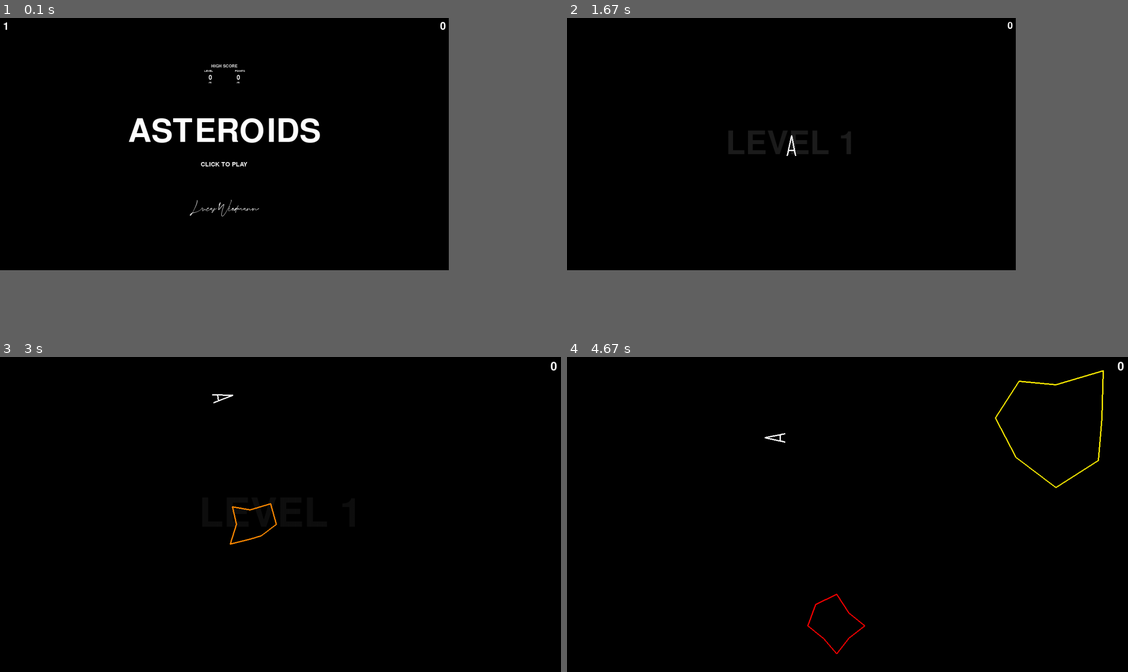
Above: before the commit, frames 1-4 (two rows, left to right).
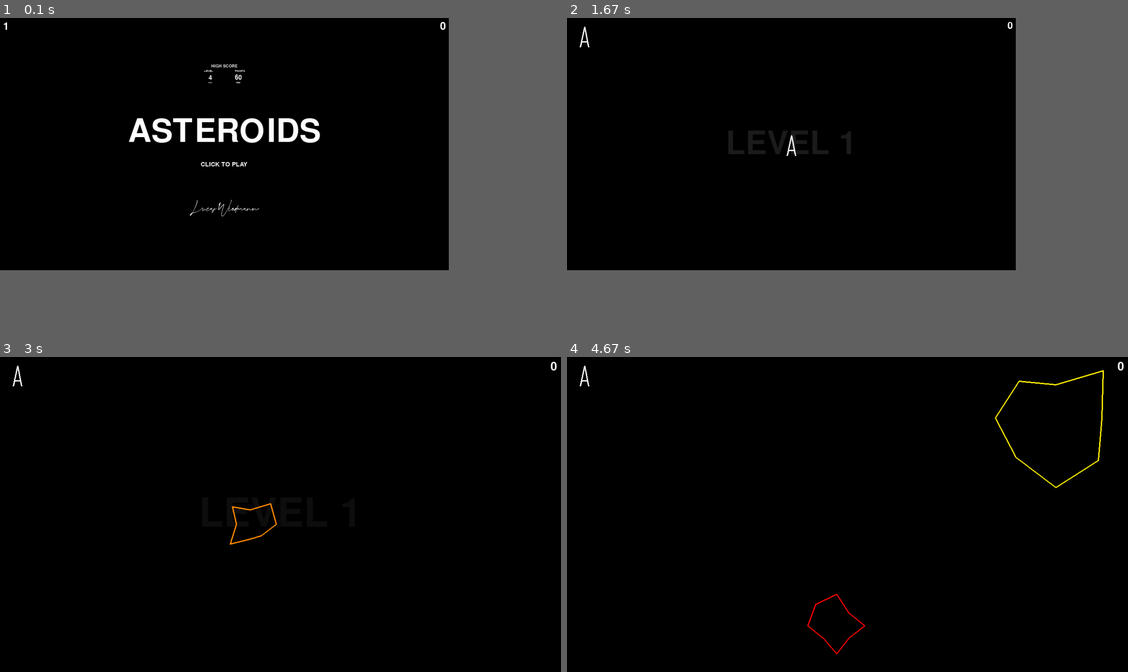
Above: after the commit, the same moments.

Repository: Jerenemy/asteroids_
Game: pygame game, started from main.py
The game is run twice, just before and just after one commit, with the same random seed, the same clock (stepped at 60 frames per second) and the same inputs.
Inputs (mouse positions are in pixels of both pictures, inside the frame that each line leads up to):
- Up to frame 1 (0.1 s): no input
- Up to frame 2 (1.67 s): click (791, 144) at 0.38 s; tap P at 0.67, 1.5 s; hold Up 1-1.47 s; tap F at 1.07, 1.37 s
- Up to frame 3 (3 s): tap Space at 1.83 s; hold Up 2.17-2.63 s; tap F at 2.23, 2.53, 2.73 s; hold Right from 2.67 s (still down)
- Up to frame 4 (4.67 s): tap F at 3.03, 3.9, 4.2, 4.4 s; release Right at 3.3 s; hold Right 3.83-4.3 s; hold Up 4.33-4.63 s

The runs differ from the first frame. In frame 1, less than 0.1% of the frame differs, in the area x 37-44%, y 17-21%; in frame 2, less than 0.1%; in frame 3, less than 0.1%, in the area x 2-42%, y 2-15%; in frame 4, less than 0.1%.

Commit message:
implemented janky invulnerable solution

Diff:
--- a/Assets/data/high_scores.json
+++ b/Assets/data/high_scores.json
@@ -1,8 +1,13 @@
 {
     "points": {
-        "JTZ": 0
+        "JTZ": 0,
+        "PVV": 10,
+        "QQQ": 60
     },
     "level": {
-        "JTZ": 0
+        "JTZ": 0,
+        "LLL": 2,
+        "LSC": 3,
+        "AAA": 4
     }
 }
--- a/engine/game_state.py
+++ b/engine/game_state.py
@@ -6,7 +6,7 @@
 from .level_manager import LevelManager
 from sounds import SoundManager
 WAIT_AFTER_ENTERING_INITIALS_TIME = 1000
-from utils import AssetManager, is_mouse_pressed, check_quit, choose_color, X_SCRNSIZE, Y_SCRNSIZE, WHITE, BULLET_SPEED, KeysManager, SSHIP_DESTRUCTION_DURATION, SPACEBAR, MAX_X_SCRNSIZE, MAX_Y_SCRNSIZE, TimeManager, is_key_pressed, WAIT_AFTER_ENTERING_INITIALS_TIME
+from utils import AssetManager, is_mouse_pressed, check_quit, choose_color, X_SCRNSIZE, Y_SCRNSIZE, WHITE, BULLET_SPEED, KeysManager, SSHIP_DESTRUCTION_DURATION, SPACEBAR, MAX_X_SCRNSIZE, MAX_Y_SCRNSIZE, TimeManager, is_key_pressed, WAIT_AFTER_ENTERING_INITIALS_TIME, INVULNERABLE_TIME
 
 # INITIALIZE OBJECTS
 high_scores_manager = HighScoresManager()
@@ -32,13 +32,13 @@
         self.lives = lives
         self.max_lives = lives
         self.points = points
-        self.state = "title_menu"  # Possible states: 'menu', 'playing', 'paused', 'game_over'
+        self.state = "title_menu"  # Possible states: 'title_menu', 'playing', 'paused', 'game_over', 'new_high_score', 'game_over_menu'
         self.level_manager = None # to be initialized upon game start
         self.fullscreen = False
         self.name = None
         self.initials = []
         self.last_high_score_initials = None
-        self.delay_trans_tm = None
+        self.delay_trans_tm = None # will be init'ed to be a TimeManager that delays the transition away from the new_high_score state so you can see the initials you entered for a sec
 
 
     @property
@@ -266,23 +266,6 @@
             states=["new_high_score"]
         )
 
-        # # Add a game over layer (only in 'game_over' state)
-        # render_manager.add_layer(
-        #     lambda screen: display.render_game_over(
-        #         self.new_high_score,
-        #         usship.is_destroying,
-        #         usship.delay_game_over_display,
-        #         self.points,
-        #         self.current_level,
-        #         self.get_high_score('points'),
-        #         self.get_high_score('level'),
-        #         new_high_score_initials=self.get_initials()),
-        #     z_index=4,
-        #     states=["game_over"]
-        # )
-
-
-
     def is_high_score(self):
         b = high_scores_manager.is_high_score(self.points, 'points') or high_scores_manager.is_high_score(self.current_level, 'level')
         print(b, 'ahhhhhh')
@@ -311,8 +294,11 @@
             ))
         for _ in range(self.max_lives-1):
             DisplaySpaceshipLives.add_life(screen)
-        object_manager.get_user_spaceship().lost_all_lives = False
+        sship = object_manager.get_user_spaceship()
+        sship.lost_all_lives = False
+        sship.invulnerable = True
         self.level_manager = LevelManager(asset_manager)
+        sship.invulnerable_time_manager = TimeManager(INVULNERABLE_TIME) # add it back cause instantiating the level_manager wipes all the instances from TimeManager
 
     def pause_game(self):
         """
--- a/engine/object_manager.py
+++ b/engine/object_manager.py
@@ -83,7 +83,7 @@
             }
         elif isinstance(obj1, Spaceship) and isinstance(obj2, Asteroid):
             # obj1.destroy()
-            if not obj1.is_destroying or obj1.lost_all_lives:
+            if not obj1.is_destroying and not obj1.lost_all_lives and not obj1.invulnerable:
                 self.split_asteroid(obj2)
                 if isinstance(obj1, UserSpaceship):
                     return {
--- a/entities/asteroid.py
+++ b/entities/asteroid.py
@@ -12,8 +12,8 @@
         self.width = width
         self.sides = 8
         self.polygon = RandomPolygon(x, y, size, self.sides, color, 3, self._radii)
-        self.points = 10 if size > 30 else 100
         self.min_size = 30
+        self.points = 10 if size > self.min_size*2 else 100
 
     def should_despawn(self):
         return self.is_out_of_bounds
@@ -70,7 +70,7 @@
         return x, y, direction, size
 
     def split(self):
-        if self.size >= self.min_size*2:
+        if self.size > self.min_size*2:
             ast1 = Asteroid(self.x, self.y, self.size//2, self.direction+45, self.color)
             ast2 = Asteroid(self.x, self.y, self.size//2, self.direction-45, self.color)
             return (ast1, ast2)
--- a/entities/spaceship.py
+++ b/entities/spaceship.py
@@ -1,7 +1,7 @@
 import pygame as pg
 from math import cos, sin, pi, sqrt, asin, atan
 from entities import SpaceEntity
-from utils import WHITE, BLACK, ACCELERATION, DEG2RAD, RAD2DEG, ROTATE, X_SCRNSIZE, Y_SCRNSIZE, DECELERATION, is_key_pressed, UserSpaceshipPolygon, flicker, RocketPolygon, FLICKER_DURATION
+from utils import WHITE, BLACK, ACCELERATION, DEG2RAD, RAD2DEG, ROTATE, X_SCRNSIZE, Y_SCRNSIZE, DECELERATION, is_key_pressed, UserSpaceshipPolygon, flicker, RocketPolygon, FLICKER_ROCKET_DURATION, FLICKER_INVULNERABLE_DURATION, INVULNERABLE_TIME, TimeManager
 
 class Spaceship(SpaceEntity):
     def __init__(self, x, y, size, speed, direction, color, screen, sound_manager, width=3, orientation=0):
@@ -9,14 +9,16 @@
         self.orientation = orientation
         self.polygon = UserSpaceshipPolygon(x, y, color, width, size, orientation)
         self.rocket_polygon = RocketPolygon(x, y, color, width, size, orientation)
-        self.invulnerable = False
+        self.invulnerable = True
         self.rocket_color = WHITE
         self.screen = screen
         self.is_destroying = False
         self.delay_game_over_display = False
         self.lost_all_lives = True
-        self.flicker = flicker(FLICKER_DURATION)
+        self.flicker_rocket = flicker(FLICKER_ROCKET_DURATION)
+        self.flicker_invulnerable = flicker(FLICKER_INVULNERABLE_DURATION)
         self.sound_manager = sound_manager
+        self.invulnerable_time_manager = TimeManager(INVULNERABLE_TIME)
 
     @property
     def x_scrnsize(self):
@@ -101,11 +103,16 @@
         if not self.is_destroying and not self.lost_all_lives:
             if is_key_pressed(pg.K_UP):
                 self.render_rocket(self.screen)
-            self.polygon.render(screen)
+            if not TimeManager.paused and self.invulnerable:
+                if not self.flicker_invulnerable():
+                    self.polygon.render(screen)
+            else:
+                self.polygon.render(screen)
+            self.check_invulnerable_status()
 
     def render_rocket(self, screen):
-        if not self.is_destroying: # TODO: also disallow while invulnerable
-            if self.flicker():
+        if not self.is_destroying and not self.invulnerable: # TODO: also disallow while invulnerable
+            if self.flicker_rocket():
                 self.rocket_polygon.render(screen)
             # need to have easier way to upgrade all of polygon's coords w/ spaceship. in sship.move, needs to automatically do this, here I just add it to a list of all features of the sship.
 
@@ -118,39 +125,15 @@
             self.speed = 0
             self.orientation = 0
             self.polygon.orientation = 0
-
-    def make_invulnerable(self):
-        # if self.invulnerability == 1 and self.paused_true == 0:
+            self.invulnerable = True
+            TimeManager.instances.remove(self.invulnerable_time_manager) # remove to avoid overhead by adding too many TimeManager instances
+            self.invulnerable_time_manager = TimeManager(INVULNERABLE_TIME)
+
+    def check_invulnerable_status(self):
         if self.invulnerable:
-            self.invulnerability_counter += 1
-            if self.invulnerability_counter_color < self.invulnerability_counter_color_delta:
-                self.color = WHITE
-                #rocket color fix: black when sship is black
-                if self.rocket_counter <= 2:
-                    self.rocket_color = WHITE
-                if self.rocket_counter > 2:
-                    self.rocket_color = BLACK
-
-                self.rocket_counter += 1
-
-                if self.rocket_counter >= 4:
-                    self.rocket_counter = 0
-
-            if self.invulnerability_counter_color >= self.invulnerability_counter_color_delta:
-                self.color = BLACK
-                self.rocket_color = BLACK
-
-            self.invulnerability_counter_color += 1
-
-            if self.invulnerability_counter_color >= self.invulnerability_counter_color_delta * 1.5:
-                self.invulnerability_counter_color = 0
-            if self.invulnerability_counter > self.invulnerability_counter_end - 1:
-                self.color = WHITE
-
-        if self.invulnerability_counter >= self.invulnerability_counter_end:
-            self.invulnerability = 0
-            self.invulnerability_counter = 0
-            self.invulnerability_counter_color = 0
+            if self.invulnerable_time_manager.check_delta_time_elapsed():
+                self.invulnerable = False
+
 
 class UserSpaceship(Spaceship):
     def __init__(self, x, y, size, speed, direction, color, screen, sound_manager, width=3, orientation=0):
--- a/graphics/display.py
+++ b/graphics/display.py
@@ -167,7 +167,7 @@
             # no new high score
         text_elements = [
             self.craft_element('NEW HIGH SCORE', 80, 'center', (0, -Y_SCRNSIZE/2 + 200)),
-            self.craft_element('E N T E R  I N I T I A L S', 20, 'center', (0, -Y_SCRNSIZE/2 + 350))
+            self.craft_element('E N T E R    I N I T I A L S', 20, 'center', (0, -Y_SCRNSIZE/2 + 350))
         ]
         hud_elements = [
             self.craft_element(points, element_size, 'upper_right', (-10, 10)),
--- a/main.py
+++ b/main.py
@@ -5,7 +5,7 @@
 def main():
     init()
     clock = time.Clock()
-    game_state = GameState(lives=1)
+    game_state = GameState(lives=2)
     while game_state.state != "exit":
         game_state.handle_events()
         game_state.update_game()
--- a/sounds/sound_manager.py
+++ b/sounds/sound_manager.py
@@ -18,7 +18,7 @@
             if self.rocket_sound_time_manager.check_delta_time_elapsed():
                 self.get_sound('rocket', 'thrust1.wav').play()
         elif event_type == 'bullet_hit_asteroid':
-            self.get_sound('asteroid_explosion', 'bangLarge.wav')
+            self.get_sound('asteroid_explosion', 'bangLarge.wav').play()
         elif event_type == 'user_spaceship_hit':
             self.get_sound('explosion', 'bangMedium.wav').play()
         elif event_type == 'automated_spaceship_hit':
--- a/utils/constants.py
+++ b/utils/constants.py
@@ -49,8 +49,10 @@
 
 # DURATIONS
 SSHIP_DESTRUCTION_DURATION = 200
-FLICKER_DURATION = 2
+FLICKER_ROCKET_DURATION = 2
 WAIT_AFTER_ENTERING_INITIALS_TIME = 1000
+INVULNERABLE_TIME = 5000
+FLICKER_INVULNERABLE_DURATION = 20
 
 # BULLET SETTINGS
 MAX_BULLETS = 100
